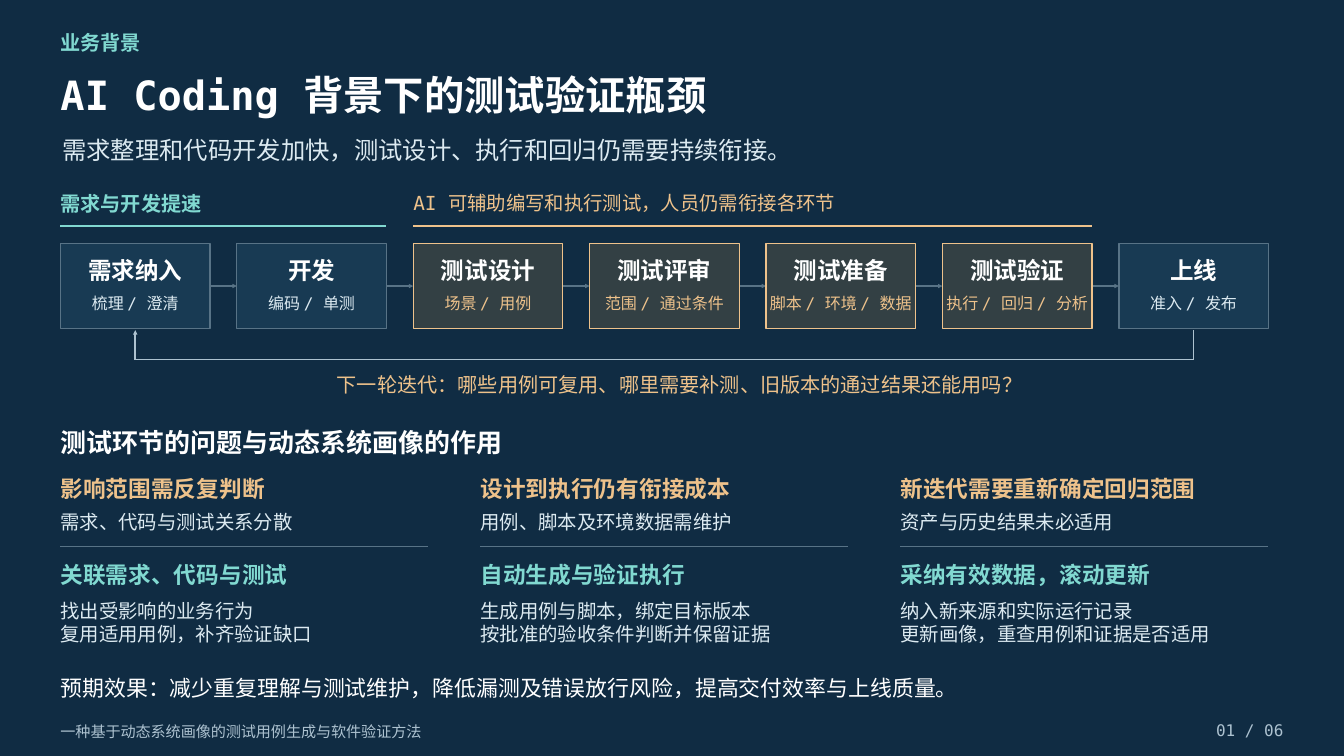
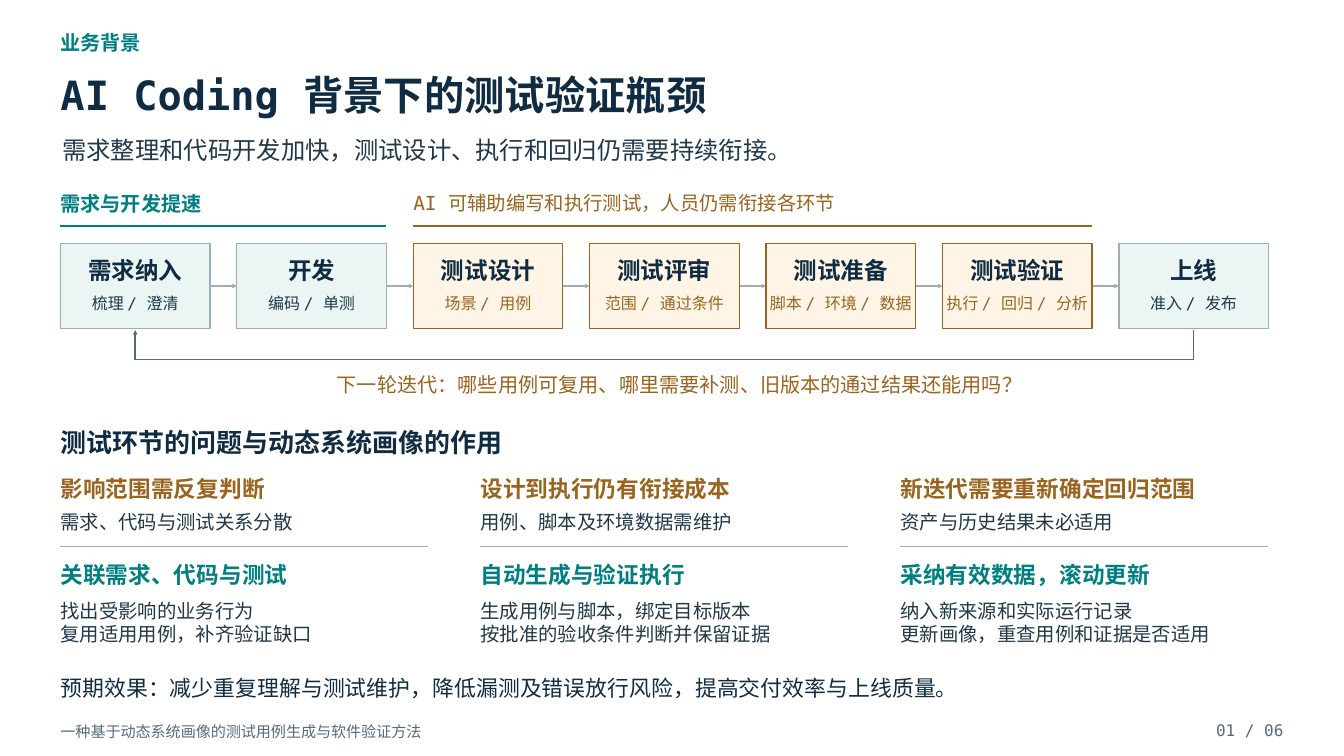
Before and after one commit to kunben-duck/nasus, a slide deck: slide 1 of docs/patents/nasus-art-v2/presentation/Nasus_专利申请评审_9页_20261029_v2.pptx. Drawn at 1344x756 pixels with LibreOffice and Linux fonts; fonts in the diff are those of the drawing. Boxes give left, top, right and bottom in pixels: in the first picture for what was removed or moved away, otherwise in the second. Text is boxed around its words. In the diff, an @@ line names an element or a change of style, - is before the commit and + after.

Commit message:
docs: use white background on patent presentation opening slide

```diff
--- a/docs/patents/nasus-art-v2/presentation/Nasus_专利申请评审_9页_20261029_v2.pptx
+++ b/docs/patents/nasus-art-v2/presentation/Nasus_专利申请评审_9页_20261029_v2.pptx
@@ background #102C43 to #FFFFFF @@
@@ line (60, 226) - (386, 226): stroke #81D9D1 2.25 pt to #007F83 2.25 pt @@
@@ line (413, 226) - (1092, 226): stroke #EEC28B 2.25 pt to #9A641E 2.25 pt @@
@@ fill #334044 to #FFF5E6; outline #EEC28B 1.13 pt to #9A641E 1.13 pt in 4 elements at [413, 243, 562, 328], [589, 243, 739, 328], [766, 243, 915, 328], [942, 243, 1092, 328] @@
@@ fill #183A53 to #EAF5F4; outline #587386 1.13 pt to #9BADB8 1.13 pt in 3 elements at [60, 243, 210, 328], [237, 243, 386, 328], [1119, 243, 1268, 328] @@
@@ arrow (210, 286) - (237, 286): stroke #587386 1.5 pt to #9BADB8 1.5 pt @@
@@ arrow (386, 286) - (413, 286): stroke #587386 1.5 pt to #9BADB8 1.5 pt @@
@@ arrow (563, 286) - (589, 286): stroke #587386 1.5 pt to #9BADB8 1.5 pt @@
@@ arrow (739, 286) - (766, 286): stroke #587386 1.5 pt to #9BADB8 1.5 pt @@
@@ arrow (915, 286) - (942, 286): stroke #587386 1.5 pt to #9BADB8 1.5 pt @@
@@ arrow (1092, 286) - (1119, 286): stroke #587386 1.5 pt to #9BADB8 1.5 pt @@
@@ arrow (135, 360) - (135, 330): stroke #ADC2D0 1.5 pt to #566B79 1.5 pt @@
@@ line (1193, 330) - (1193, 360): stroke #ADC2D0 1.5 pt to #566B79 1.5 pt @@
@@ line (1193, 360) - (135, 360): stroke #ADC2D0 1.5 pt to #566B79 1.5 pt @@
@@ text colour #EEC28B to #9A641E in 9 elements at [413, 193, 835, 212], [445, 295, 531, 311], [605, 295, 724, 311], [770, 295, 912, 311], [946, 295, 1088, 311], [337, 375, 1022, 394], [60, 478, 264, 499], [480, 477, 730, 499], [900, 477, 1195, 499] @@
@@ line (60, 547) - (428, 547): stroke #587386 0.75 pt to #9BADB8 0.75 pt @@
@@ line (481, 547) - (848, 547): stroke #587386 0.75 pt to #9BADB8 0.75 pt @@
@@ text colour #81D9D1 to #007F83 in 5 elements at [60, 33, 141, 52], [60, 193, 201, 213], [60, 563, 287, 585], [480, 563, 684, 585], [900, 563, 1150, 586] @@
@@ line (901, 547) - (1268, 547): stroke #587386 0.75 pt to #9BADB8 0.75 pt @@
@@ text colour #DCEAF1 to #203849 in 10 elements at [62, 138, 792, 162], [92, 295, 179, 311], [268, 295, 355, 311], [1150, 295, 1237, 311], [60, 512, 292, 531], [60, 601, 311, 643], [480, 512, 731, 531], [480, 601, 770, 643], [900, 512, 1113, 531], [900, 601, 1209, 643] @@
@@ text colour #FFFFFF to #102C43 in 10 elements at [60, 75, 706, 119], [88, 259, 182, 281], [288, 259, 335, 281], [441, 259, 535, 281], [617, 259, 711, 281], [794, 259, 888, 281], [970, 259, 1064, 281], [1170, 259, 1217, 281], [60, 429, 502, 455], [60, 677, 957, 698] @@
@@ text "一种基于动态系统画像的测试用例生成与软件验证方法" at [60, 724, 421, 738]: text colour #ADC2D0 to #566B79 @@
@@ text "01 / 06" at [1216, 724, 1283, 736]: text colour #ADC2D0 to #566B79 @@
```
Also in this commit, not shown: 1 other file.
